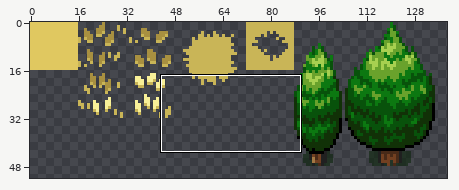
Two states of a sprite sheet, data/tilesets/drygrass.tiles.png. Above: a wide view before the commit, with the close-up outlined.
Close-up. Before the commit:
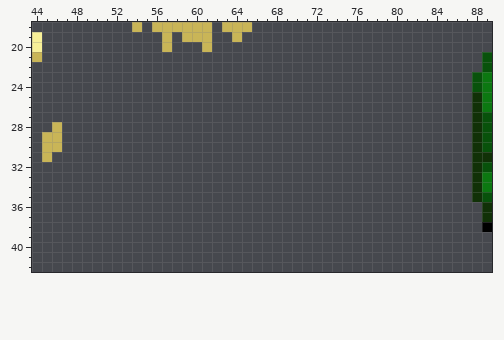
The file is 256x480 pixels. Shown: x 44..89, y 18..42. The wide view leaves out empty margins.
The result:
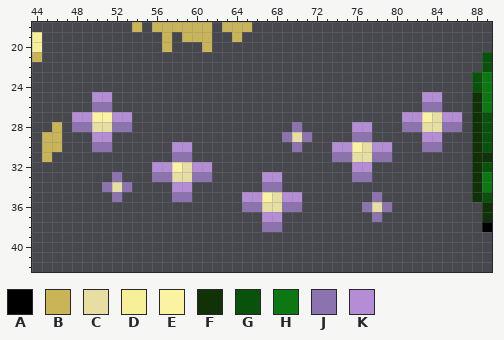
Palette (. is transparent): A #000000  B #c9b557  C #e6dfa1  D #f8f098  E #fbf2a2  F #113107  G #08520b  H #0c7811  J #8c72af  K #b58dd6
Change:
Changed rows in their new state; - is an unchanged pixel.
first column x 48:
25 --KK-------------------------------KK--
26 --JJ-------------------------------JJ--
27 KKEEKK---------------------------KKECKK
28 JJCCJJ----------------J-----KK---JJCCJJ
29 --KK-----------------JCJ----JJ-----KK--
30 --JJ------KK----------J---KKECKK---JJ--
31 ----------JJ--------------JJCCJJ-------
32 --------KKECKK--------------KK---------
33 ----J---JJCCJJ-----KK-------JJ---------
34 ---JCJ----KK-------JJ------------------
35 ----J-----JJ-----KKECKK-------J--------
36 -----------------JJCCJJ------JCJ-------
37 -------------------KK---------J--------
38 -------------------JJ------------------
